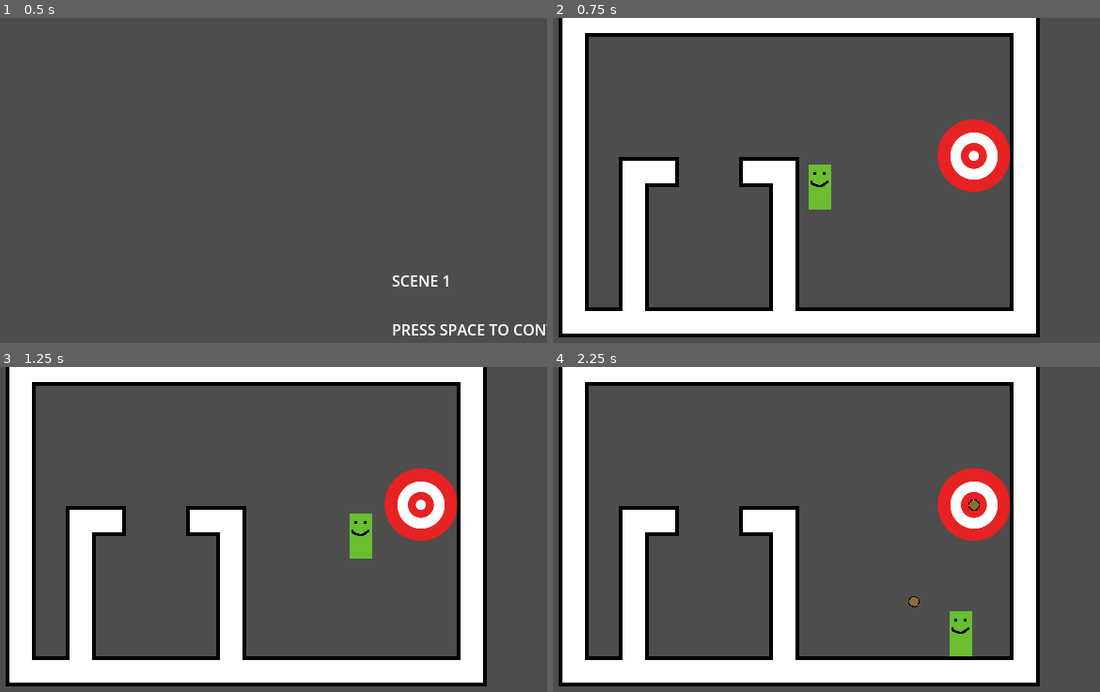
Above: before the commit, frames 1-4 (two rows, left to right).
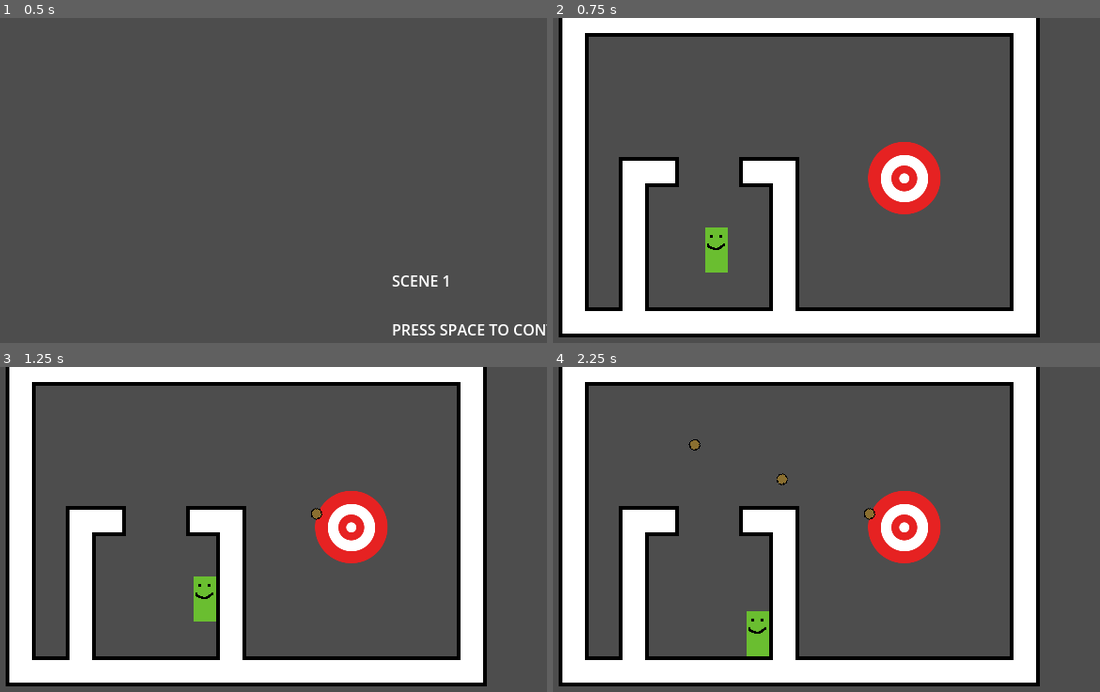
Above: after the commit, the same moments.

Repository: HuskyGameDev/2025f-team5
Game: Godot game, scene res://Game/main.tscn
Same seed, same stepped clock (60 frames per second), same inputs: the game is played once before the commit and once after it.
Inputs (mouse positions are in pixels of both pictures, inside the frame that each line leads up to):
- Up to frame 1 (0.5 s): no input
- Up to frame 2 (0.75 s): tap Space (Dash) at 0.5 s; move the mouse to (930, 170) at 0.52 s; hold D (Right) from 0.53 s (still down); hold Space (Dash) from 0.53 s (still down)
- Up to frame 3 (1.25 s): keep holding D (Right); keep holding Space (Dash)
- Up to frame 4 (2.25 s): move the mouse to (678, 552) at 1.27 s; release D (Right) at 1.28 s; release Space (Dash) at 1.28 s; hold S (Down) 1.28-2.03 s; tap Space (Dash) at 1.35 s; move the mouse to (859, 461) at 2.02 s; press the mouse at (859, 461) at 2.03 s; hold D (Right) from 2.03 s (still down)

Frame 1 is identical in both runs. In frame 2, 5.8% of the frame differs, in the area x 27-84%, y 31-79%; in frame 3, 5.3%; in frame 4, 6.1%, in the area x 24-84%, y 22-90%.

Commit message:
refactor: instantiate enemy in the test_room programmatically

Diff:
--- a/Game/test_room.tscn
+++ b/Game/test_room.tscn
@@ -2,7 +2,18 @@
 
 [ext_resource type="PackedScene" uid="uid://bvci6mdchm5bw" path="res://Game/player.tscn" id="2_ibluu"]
 [ext_resource type="Texture2D" uid="uid://biyrkg4gtuk46" path="res://Art/WallTileSet.png" id="2_lva1o"]
-[ext_resource type="PackedScene" uid="uid://dgmn57pfu3n8b" path="res://Game/enemy_base.tscn" id="3_lva1o"]
+
+[sub_resource type="GDScript" id="GDScript_ibluu"]
+script/source = "extends Node2D
+
+var enemies : Array[EnemyBase] = []
+
+func _ready() -> void:
+	var enemy : EnemyBase = EnemyBase.new_enemy()
+	enemy.position = $EnemySpawn.position
+	add_child(enemy)
+	enemies.append(enemy) #this may cause issues when the enemy is killed
+"
 
 [sub_resource type="TileSetAtlasSource" id="TileSetAtlasSource_wgkw7"]
 texture = ExtResource("2_lva1o")
@@ -363,12 +374,15 @@
 sources/1 = SubResource("TileSetAtlasSource_wgkw7")
 
 [node name="TestRoom" type="Node2D"]
+script = SubResource("GDScript_ibluu")
 
 [node name="TileMapLayer" type="TileMapLayer" parent="."]
 tile_map_data = PackedByteArray("AAAAAPr/AQACAAAAAAACAPr/AQACAAAAAAADAPr/AQACAAAAAAAGAPr/AQACAAAAAAAHAPr/AQADAAEAAAAHAP …(912 unchanged characters)…
 tile_set = SubResource("TileSet_muvul")
 
+[node name="EnemySpawn" type="Marker2D" parent="."]
+visible = false
+position = Vector2(112, -9)
+
 [node name="Player" parent="." instance=ExtResource("2_ibluu")]
-
-[node name="EnemyBase" parent="." instance=ExtResource("3_lva1o")]
-position = Vector2(186, -33)
+position = Vector2(-98, 67)
